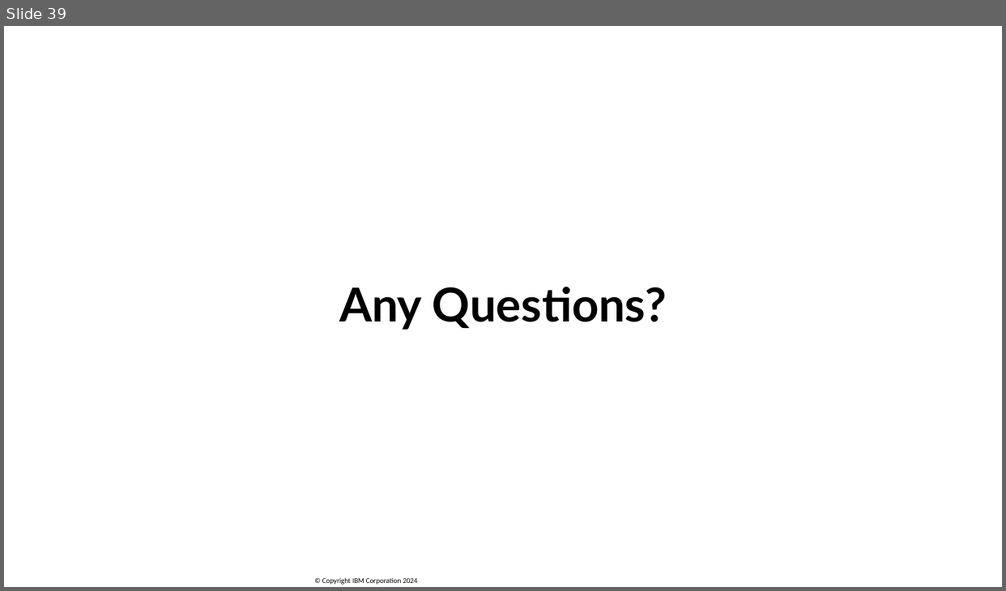
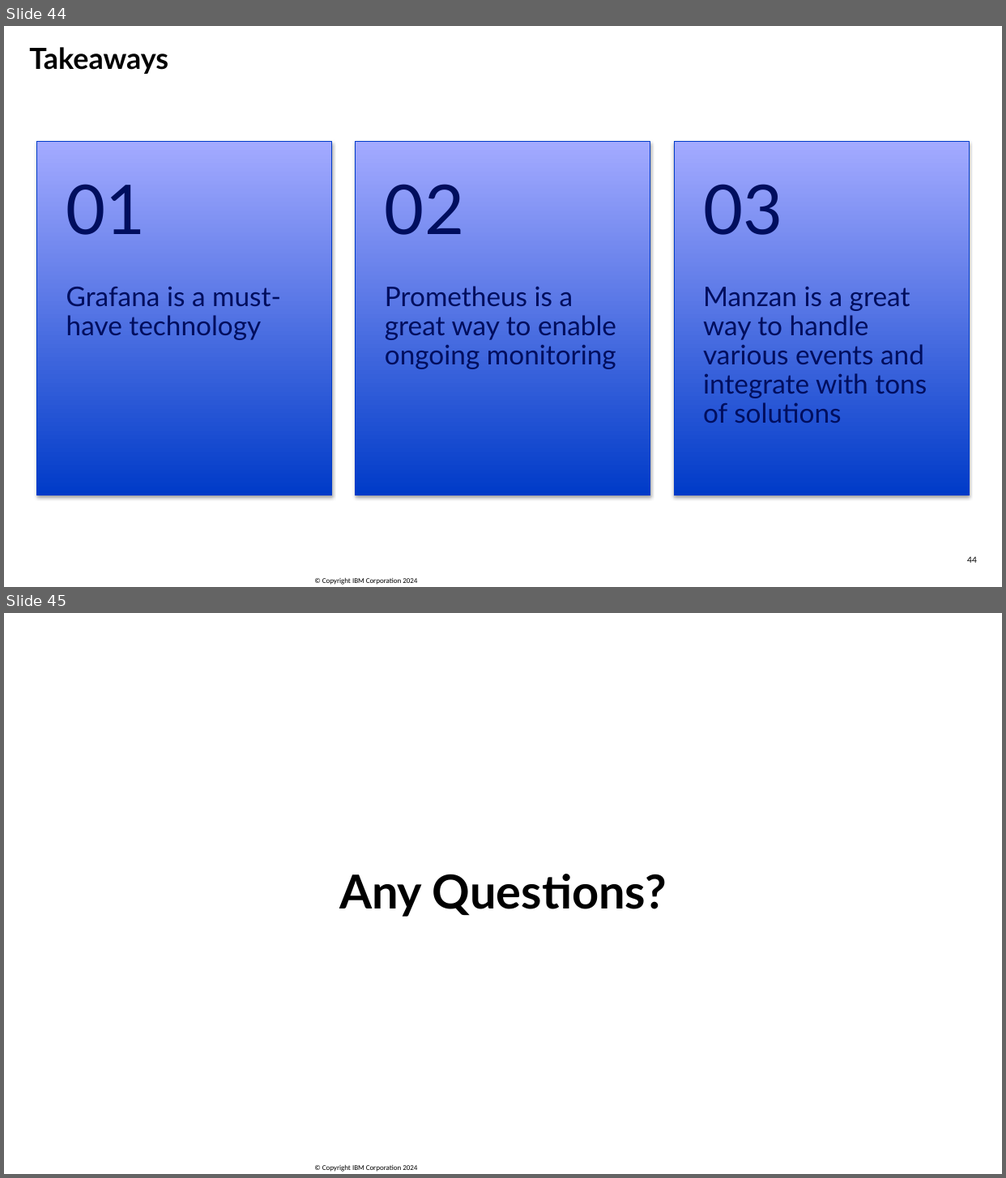
Before and after one commit to SanjulaGanepola/ibmi-talks, a slide deck: OSS Tools For System Management/OSS-Tools-For-System-Management.pptx. Shown one above the other, each under a label of ours: slide 39 before the commit, slides 44 and 45 after it. The pictures are 1006x591 and 1006x1178 pixels, drawn with LibreOffice and Linux fonts; fonts in the diff are those of the drawing; background and template pictures are left out. Boxes give left, top, right and bottom in pixels: in the first picture for what was removed or moved away, otherwise in the second. Text is boxed around its words. In the diff, an @@ line names an element or a change of style, - is before the commit and + after.

```diff
--- a/OSS Tools For System Management/OSS-Tools-For-System-Management.pptx
+++ b/OSS Tools For System Management/OSS-Tools-For-System-Management.pptx
@@ slide 44 added at bbox=[4, 26, 1002, 587], background #FFFFFF; not listed: 1 template element that a slide beside it also shows @@
@@ text added at bbox=[29, 47, 168, 74], 28 pt, text #000000, bold @@
+Takeaways
@@ group added at bbox=[37, 141, 969, 495]: 6 texts, 3 rectangles @@
+Grafana is a must-have technology
+01
+Prometheus is a great way to enable ongoing monitoring
+02
+Manzan is a great way to handle various events and integrate with tons of solutions
+03
@@ page number added at bbox=[967, 557, 977, 563], 8 pt, text #000000 @@
+44
@@ what was slide 39 is now slide 45 @@
```
Also in this commit, not shown: 9 slides changed, 7 other slides added, 2 slides removed, 1 other file.
